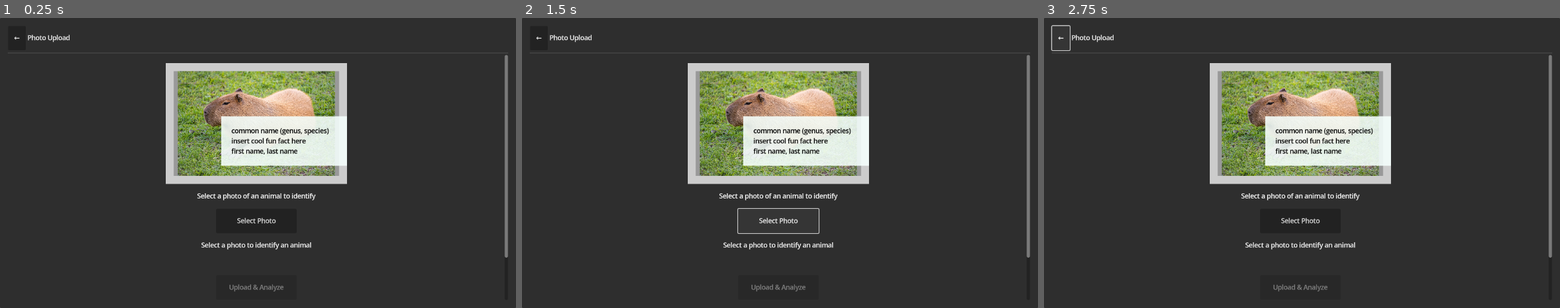
Above: before the commit, frames 1-3 (left to right).
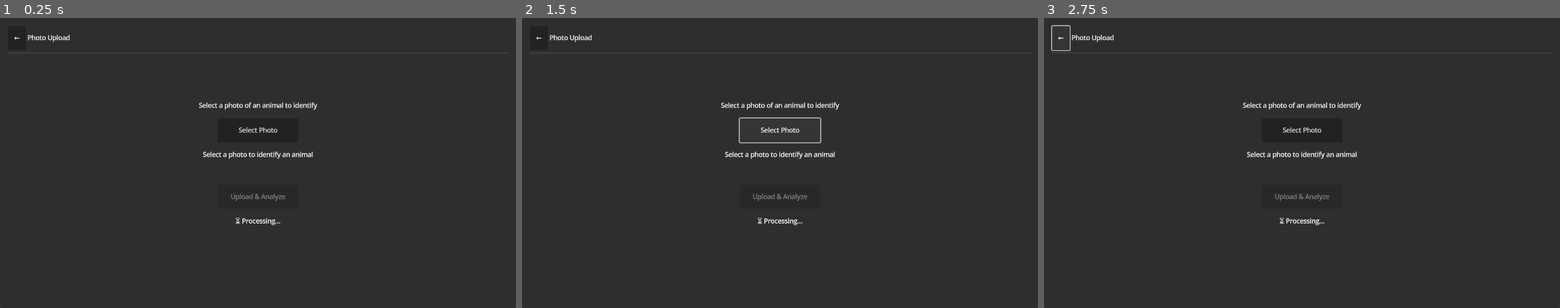
Above: after the commit, the same moments.

Repository: BryanRacic/biologidex
Game: Godot game, scene res://camera.tscn
Same seed, same stepped clock (60 frames per second), same inputs: the game is played once before the commit and once after it. This scene is started directly instead of the project's main scene.
Inputs:
- Up to frame 1 (0.25 s): no input
- Up to frame 2 (1.5 s): click "←" at 0.5 s; click "Select Photo" at 1.25 s
- Up to frame 3 (2.75 s): click "←" at 2 s

The runs differ from the first frame. In frame 1, 16% of the frame differs, in the area x 32-99%, y 12-95%; in frame 2, 16%; in frame 3, 16%.

Commit message:
Rough draft image display

Diff:
--- a/client/biologidex-client/camera.gd
+++ b/client/biologidex-client/camera.gd
@@ -13,6 +13,7 @@
 @onready var record_image: Control = $Panel/MarginContainer/VBoxContainer/Content/ContentMargin/ContentContainer/RecordImage
 @onready var aspect_ratio_container: AspectRatioContainer = $Panel/MarginContainer/VBoxContainer/Content/ContentMargin/ContentContainer/RecordImage/AspectRatioContainer
 @onready var record_texture: TextureRect = $Panel/MarginContainer/VBoxContainer/Content/ContentMargin/ContentContainer/RecordImage/AspectRatioContainer/ImageBorder/Image
+@onready var record_label: Label = $Panel/MarginContainer/VBoxContainer/Content/ContentMargin/ContentContainer/RecordImage/AspectRatioContainer/ImageBorder/RecordMargin/RecordBackground/RecordTextMargin/RecordLabel
 
 var file_access_web: FileAccessWeb
 var selected_file_name: String = ""
@@ -34,8 +35,13 @@
 	# Initialize UI state
 	_reset_ui()
 
+	# Check if running in editor
+	if OS.has_feature("editor"):
+		print("[Camera] Running in Godot editor - using test image mode")
+		status_label.text = "Editor mode: Test image will be loaded automatically"
+		status_label.add_theme_color_override("font_color", Color.CYAN)
 	# Initialize FileAccessWeb plugin (only works on HTML5)
-	if OS.get_name() == "Web":
+	elif OS.get_name() == "Web":
 		file_access_web = FileAccessWeb.new()
 		file_access_web.load_started.connect(_on_file_load_started)
 		file_access_web.loaded.connect(_on_file_loaded)
@@ -75,7 +81,14 @@
 
 
 func _on_select_photo_pressed() -> void:
-	"""Open file picker for photo selection"""
+	"""Open file picker for photo selection or load test image in editor"""
+	# Editor mode - load test image directly
+	if OS.has_feature("editor"):
+		print("[Camera] Editor mode - loading test image...")
+		_load_test_image()
+		return
+
+	# Web export mode - use file picker
 	if OS.get_name() != "Web":
 		return
 
@@ -152,6 +165,52 @@
 	status_label.text = "File selection cancelled"
 	status_label.add_theme_color_override("font_color", Color.ORANGE)
 	progress_label.text = ""
+
+
+func _load_test_image() -> void:
+	"""Load test image from resources (editor mode only)"""
+	const TEST_IMAGE_PATH := "res://resources/test_img.jpeg"
+
+	print("[Camera] Loading test image from: ", TEST_IMAGE_PATH)
+	status_label.text = "Loading test image..."
+
+	# Load image file
+	var image := Image.new()
+	var load_error := image.load(TEST_IMAGE_PATH)
+
+	if load_error != OK:
+		print("[Camera] ERROR: Failed to load test image: ", load_error)
+		status_label.text = "Error: Could not load test image"
+		status_label.add_theme_color_override("font_color", Color.RED)
+		return
+
+	# Convert image to PNG bytes for upload
+	selected_file_data = image.save_png_to_buffer()
+	selected_file_name = "test_img.jpeg"
+	selected_file_type = "image/jpeg"
+
+	print("[Camera] Test image loaded - Size: ", selected_file_data.size(), " bytes")
+
+	# Display in preview
+	var texture := ImageTexture.create_from_image(image)
+	record_texture.texture = texture
+
+	# Update aspect ratio container to match image
+	var img_width: float = float(image.get_width())
+	var img_height: float = float(image.get_height())
+	if img_height > 0.0:
+		var aspect_ratio: float = img_width / img_height
+		aspect_ratio_container.ratio = aspect_ratio
+		print("[Camera] Image aspect ratio: ", aspect_ratio)
+
+	record_image.visible = true
+
+	# Update UI
+	status_label.text = "Test image loaded (%d KB)" % [selected_file_data.size() / 1024]
+	status_label.add_theme_color_override("font_color", Color.GREEN)
+	upload_button.disabled = false
+
+	print("[Camera] Test image ready for upload")
 
 
 func _on_upload_pressed() -> void:
@@ -304,6 +363,37 @@
 	print("[Camera] Confidence: ", confidence)
 	print("[Camera] Animal details: ", animal_details)
 
+	# Update RecordLabel with animal information
+	if animal_details.size() > 0:
+		var common_name_value = animal_details.get("common_name")
+		var common_name: String = "" if common_name_value == null else str(common_name_value)
+
+		var genus_value = animal_details.get("genus")
+		var genus: String = "" if genus_value == null else str(genus_value)
+
+		var species_value = animal_details.get("species")
+		var species: String = "" if species_value == null else str(species_value)
+
+		# Format: "common name (genus, species)"
+		var record_text := ""
+		if common_name.length() > 0:
+			record_text = common_name
+		else:
+			record_text = "Unknown"
+
+		if genus.length() > 0 or species.length() > 0:
+			record_text += " ("
+			if genus.length() > 0:
+				record_text += genus
+			if genus.length() > 0 and species.length() > 0:
+				record_text += ", "
+			if species.length() > 0:
+				record_text += species
+			record_text += ")"
+
+		record_label.text = record_text
+		print("[Camera] Updated RecordLabel: ", record_text)
+
 	# Display results
 	var result_text := "Identified: %s" % prediction
 	if confidence > 0.0:
--- a/client/biologidex-client/camera.tscn
+++ b/client/biologidex-client/camera.tscn
@@ -79,6 +79,7 @@
 script = ExtResource("2_diie0")
 
 [node name="RecordImage" parent="Panel/MarginContainer/VBoxContainer/Content/ContentMargin/ContentContainer" instance=ExtResource("3_qqjab")]
+visible = false
 custom_minimum_size = Vector2(0, 300)
 layout_mode = 2
 
--- a/client/biologidex-client/record_image.tscn
+++ b/client/biologidex-client/record_image.tscn
@@ -1,6 +1,4 @@
-[gd_scene load_steps=5 format=3 uid="uid://cwxkm5mw4opxq"]
-
-[ext_resource type="Texture2D" uid="uid://de58e6gkmcrfw" path="res://resources/test_img.jpeg" id="1_yeq50"]
+[gd_scene load_steps=4 format=3 uid="uid://cwxkm5mw4opxq"]
 
 [sub_resource type="StyleBoxFlat" id="StyleBoxFlat_yeq50"]
 border_width_left = 20
@@ -36,7 +34,6 @@
 
 [node name="Image" type="TextureRect" parent="AspectRatioContainer/ImageBorder"]
 layout_mode = 2
-texture = ExtResource("1_yeq50")
 expand_mode = 3
 stretch_mode = 5
 
@@ -59,7 +56,5 @@
 
 [node name="RecordLabel" type="Label" parent="AspectRatioContainer/ImageBorder/RecordMargin/RecordBackground/RecordTextMargin"]
 layout_mode = 2
-text = "common name (genus, species)
-insert cool fun fact here
-first name, last name"
+text = "common name (genus, species)"
 label_settings = SubResource("LabelSettings_yeq50")
Not shown, changed: CLAUDE.md
Not shown, changed: client/README.md
